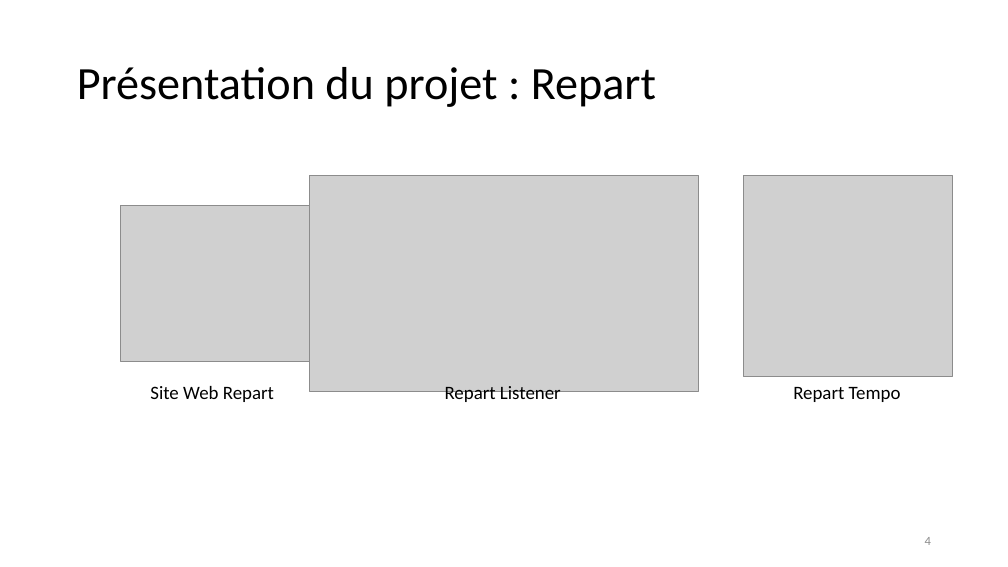
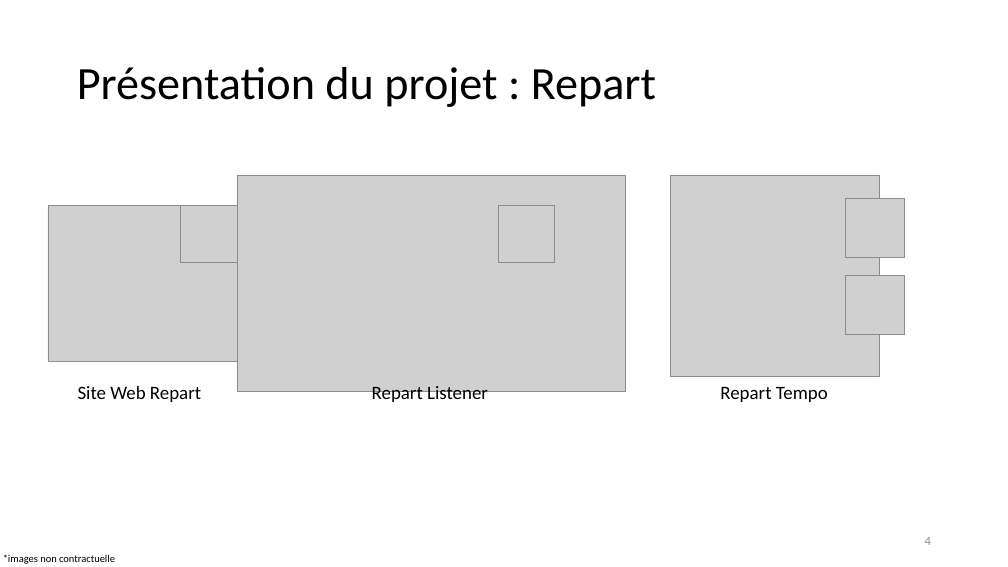
Before and after one commit to Damien-Collot/Repart, a slide deck: slide 4 of Présentation Repart.pptx. Drawn at 1008x567 pixels with LibreOffice and Linux fonts; fonts in the diff are those of the drawing; grey boxes stand for pictures. Boxes give left, top, right and bottom in pixels: in the first picture for what was removed or moved away, otherwise in the second. Text is boxed around its words. In the diff, an @@ line names an element or a change of style, - is before the commit and + after.

Commit message:
fin du projet repart

```diff
--- a/Présentation Repart.pptx
+++ b/Présentation Repart.pptx
@@ picture: place and size @@
-picture at (743, 175, 953, 377)
+picture at (671, 175, 880, 377)
@@ picture added at (181, 206, 237, 262) @@
@@ picture added at (498, 206, 555, 262) @@
@@ picture added at (845, 199, 904, 257) @@
@@ picture added at (845, 276, 904, 334) @@
@@ 3 texts, 2 pictures: place and size @@
-3 texts, 2 pictures at (121, 175, 901, 404)
+3 texts, 2 pictures at (48, 175, 828, 404)
@@ text added at (3, 554, 115, 564), 10 pt, text #000000 @@
+*images non contractuelle
```
Also in this commit, not shown: 8 other slides changed, 2 slides added, 5 other files.
